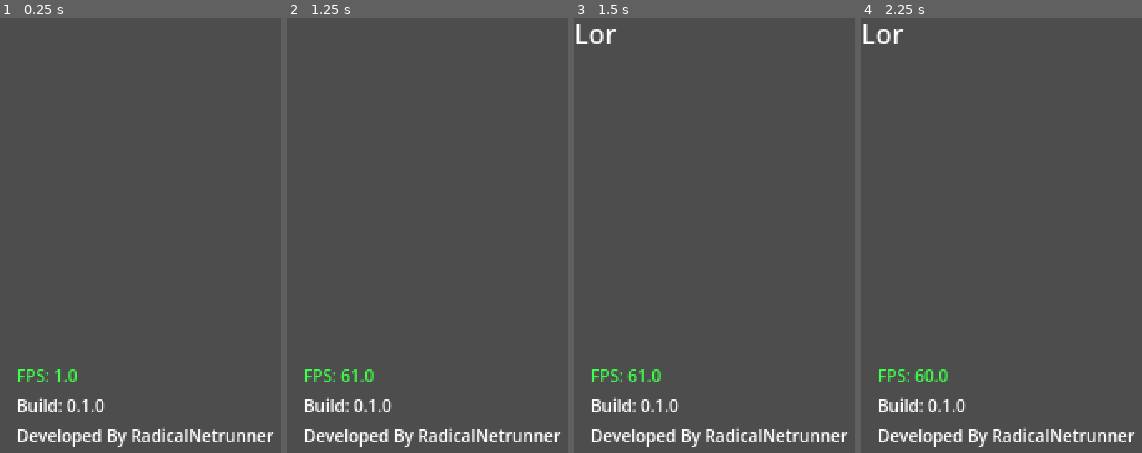
Above: before the commit, frames 1-4 (left to right).
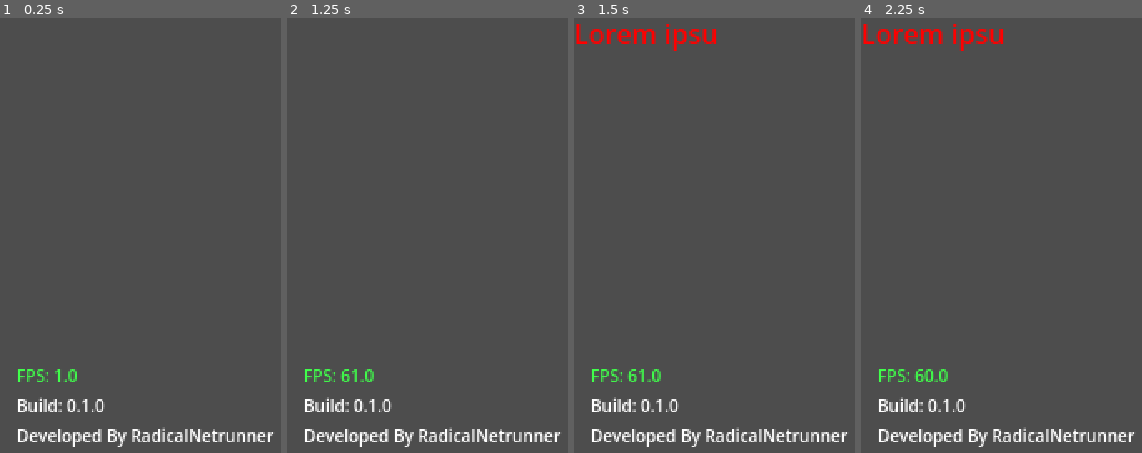
Above: after the commit, the same moments.

Repository: mcneiljv/game-off-2026
Game: Godot game, scene res://src/core/main_game/main.tscn
Two runs of this game, one before a commit and one after it. Both use one fixed random seed, a clock stepped at 60 frames per second and the inputs below.
Inputs:
- Up to frame 1 (0.25 s): no input
- Up to frame 2 (1.25 s): tap Enter at 0.5 s
- Up to frame 3 (1.5 s): tap Space at 1.25 s; hold Shift (left_shift) from 1.28 s (still down)
- Up to frame 4 (2.25 s): tap Enter at 2 s; release Shift (left_shift) at 2.03 s

Frames 1-2 are identical in both runs. In frame 3, 1.1% of the frame differs, in the area x 0-51%, y 1-8%; in frame 4, 1.1%.

Commit message:
Add BBCode to richtextlabel; Initial _increment_character_count functionality.

Diff:
--- a/src/core/main_game/main.tscn
+++ b/src/core/main_game/main.tscn
@@ -15,7 +15,7 @@
 grow_horizontal = 2
 grow_vertical = 2
 bbcode_enabled = true
-text = "Lorem ipsum dolor sit amet, consectetur adipiscing elit. Donec sit amet luctus augue. Phasellus id nulla quis dolor consectetur pulvinar vitae malesuada magna."
+text = "[color=red]Lorem ipsum[/color] dolor sit amet, consectetur adipiscing elit. Donec sit amet luctus augue. Phasellus id nulla quis dolor consectetur pulvinar vitae malesuada magna."
 visible_characters = 0
 visible_ratio = 0.0
 script = ExtResource("2_h7gx0")
--- a/src/core/main_game/monitor.gd
+++ b/src/core/main_game/monitor.gd
@@ -3,7 +3,10 @@
 
 const KEYS := MainGame.Keys
 
-var visible_chars = get_visible_characters()
+@export var char_increment_factor: int = 10
+
+var visible_chars: int = 0
+var text_fully_built: bool = false
 
 
 # Called when the node enters the scene tree for the first time.
@@ -16,16 +19,22 @@
 	pass
 
 
+func _increment_character_count() -> void:
+	if visible_chars < get_total_character_count():
+		visible_chars += char_increment_factor
+		set_visible_characters(visible_chars)
+
+
 func show_valid_key_press(key: KEYS) -> void:
-	visible_chars += 3
-	set_visible_characters(visible_chars)
-	print("visible chars", get_visible_characters())
+	if text_fully_built:
+		text = "This text is done!"
+		return
 	if key == KEYS.LEFT:
-		print("Pressed Left")
+		_increment_character_count()
 	elif key == KEYS.RIGHT:
-		print("Pressed Right")
-	else:
-		show_invalid_key_press()
+		_increment_character_count()
+	if visible_chars > get_total_character_count():
+		text_fully_built = true
 
 
 func show_invalid_key_press() -> void:
